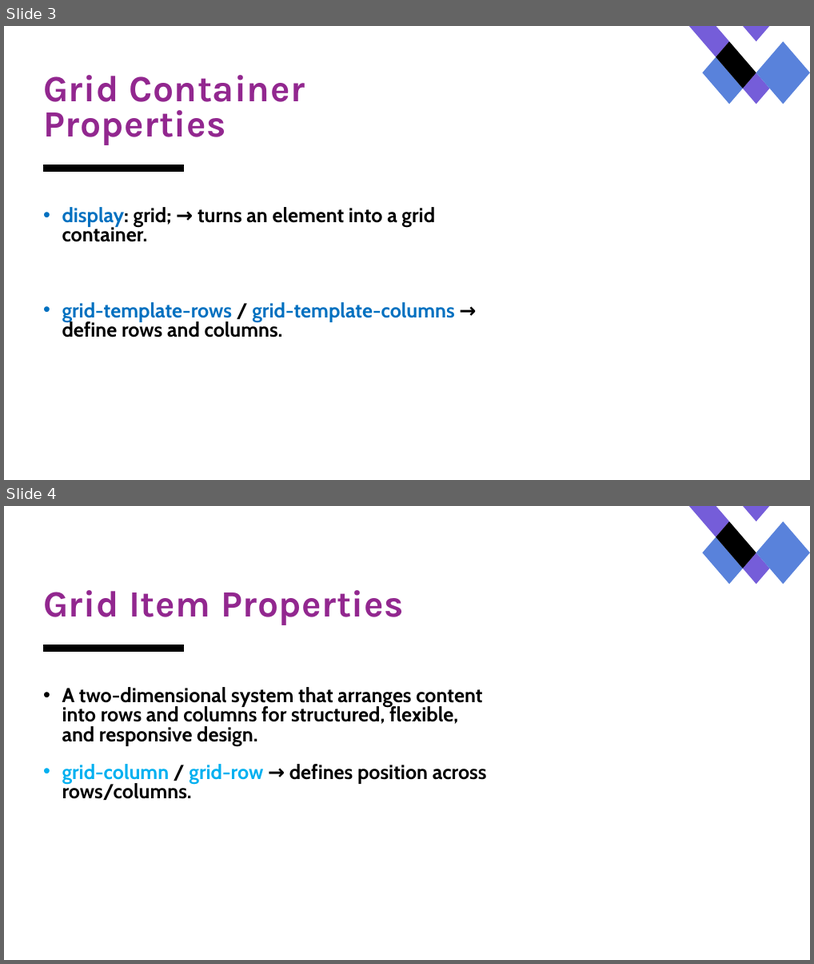
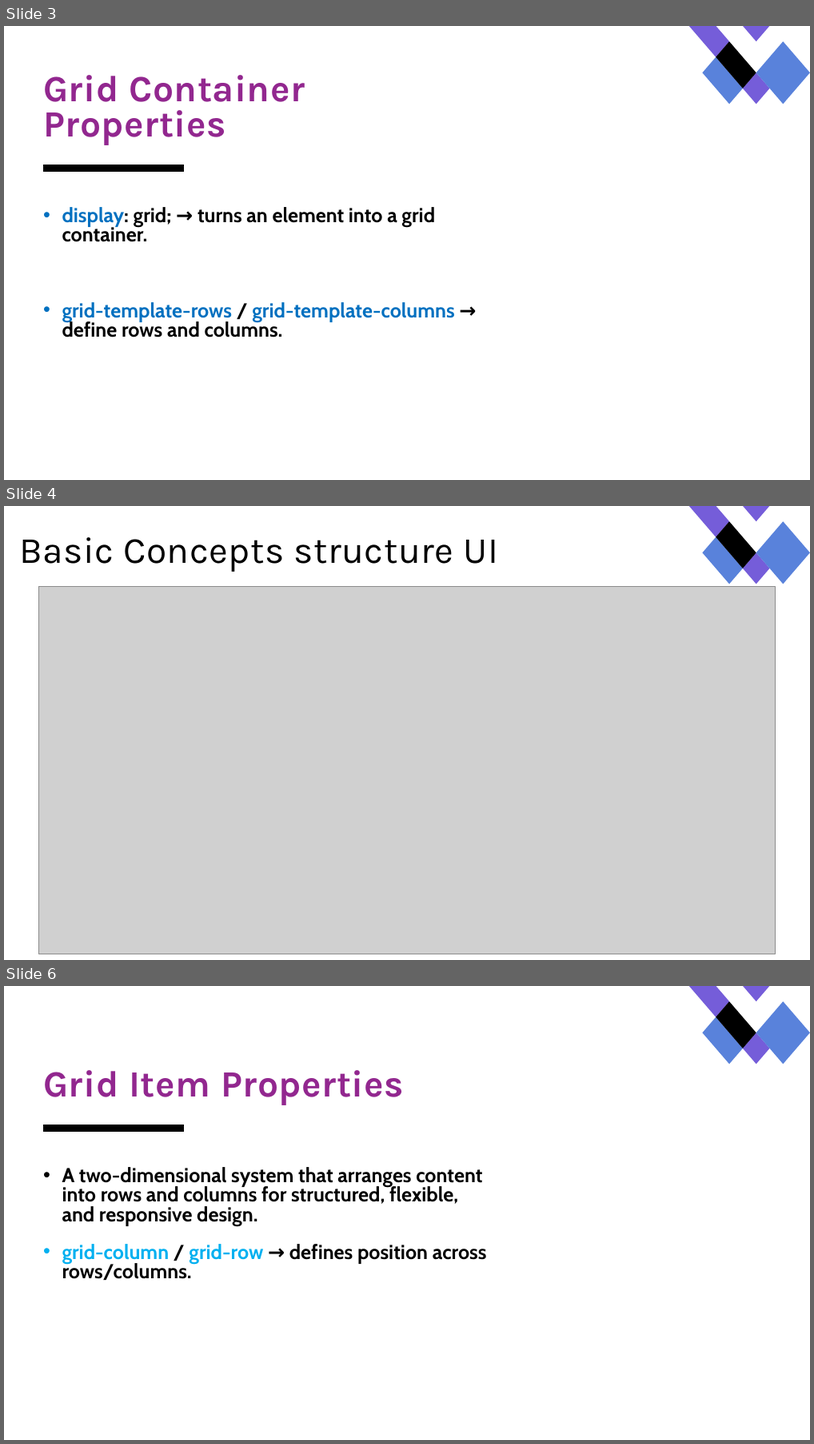
Before and after one commit to amjadsooomro/GRID_SYSTEM, a slide deck: GRID_STEYM.pptx. Shown one above the other, each under a label of ours: slides 3 and 4 before the commit, slides 3, 4 and 6 after it; the slides between them are not shown. The pictures are 814x964 and 814x1444 pixels, drawn with LibreOffice and Linux fonts; fonts in the diff are those of the drawing; grey boxes stand for pictures. Boxes give left, top, right and bottom in pixels: in the first picture for what was removed or moved away, otherwise in the second. Text is boxed around its words. In the diff, an @@ line names an element or a change of style, - is before the commit and + after.

```diff
--- a/GRID_STEYM.pptx
+++ b/GRID_STEYM.pptx
@@ slide 4 added at <box>4,506,810,960</box>, background #FFFFFF; not listed: 5 template elements that a slide beside it also shows @@
@@ title added at <box>19,537,499,572</box>, 44 pt, text #000000 @@
+Basic Concepts structure UI
@@ picture added at <box>39,586,776,953</box> @@
@@ what was slide 4 is now slide 6 @@
```
Also in this commit, not shown: 4 other slides added.
